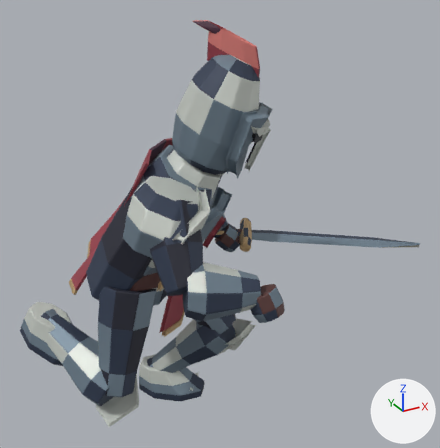
Renders of the Blender file beta/art/player-study/guardian.blend from each side of a commit.
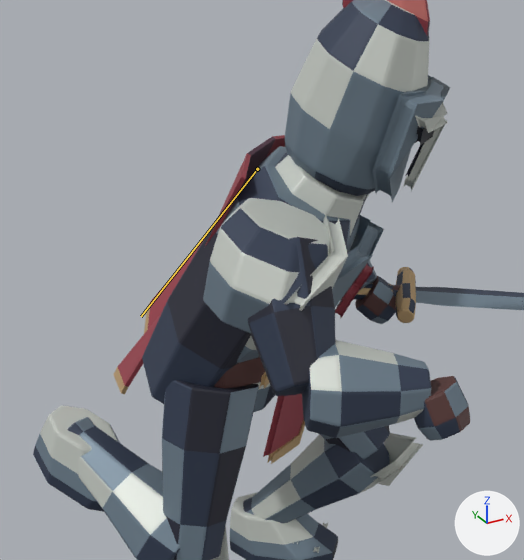
Old and new are each drawn whole from a 50 mm lens placed at (-0.694, -2.112, 1.847), pointed at (0.403, -0.118, 0.849) and again close up on the part from 0% to 72% of the width and 13% to 88% of the height. The axes (+X, +Y, +Z) are drawn at lower right. The lights are the same throughout. The older version's two pictures come first. Both versions are drawn at frame 31 of the action 'Guardian rigAction'; the numbers are the values there. The bones that change are drawn over the model as lines in the close-ups.

The first close-up shows 'Battle cuirass', 'Close helm', 'Half mantle with woven border', 'Padded upper arm L', 'Quilted gambeson', 'Ribbed greave L', 'Ribbed greave R', 'Sabatons L', 'Sabatons R', 'Segmented pauldron L', 'Upper leg plate L', 'Vambrace L', 'Visor and cheek plates' and 24 more.
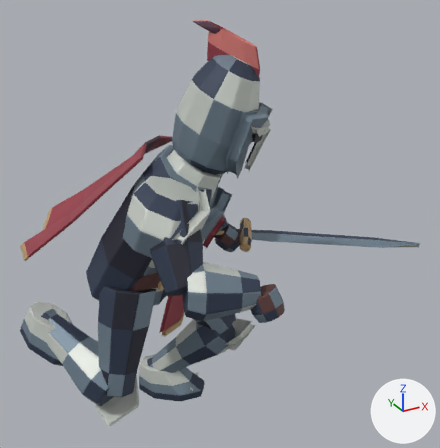
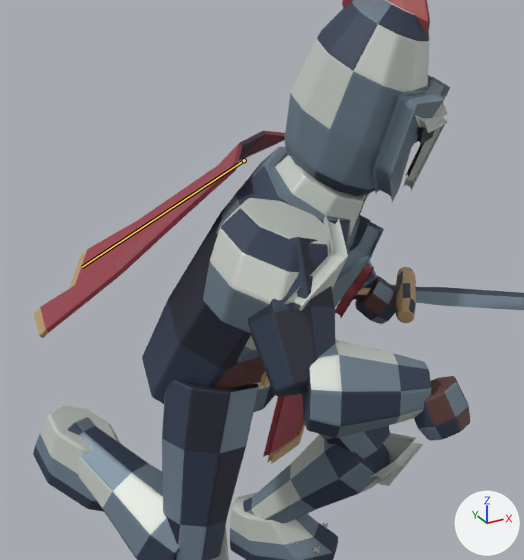
Location of each change, [x1, y1, x2, y2] in pixels of the close-ups (524 x 560 px):
```json
{"object": "Half mantle with woven border", "change": "posed", "before": [113, 135, 286, 394], "after": [34, 131, 285, 338], "on screen": "45% wider, 20% shorter"}
{"bone": "Mantle", "before": "(257, 169) to (141, 316)", "after": "(244, 160) to (82, 267)"}
```

Edits to the scene script, one JSON object a line:
```json
{"block": "bone_mantle", "where": "bone_mantle = bpy.data.objects['Guardian rig'].pose.bones['Mantle']  # child of 'Chest'"}
{"op": "set", "path": "bone_mantle.location", "old": "(0.0, 0.0, 0.0)", "new": "(0.0, 0.009, 0.034)"}
{"op": "set", "path": "bone_mantle.rotation_quaternion", "old": "(0.997, -0.072, 0.007, -0.019)", "new": "(0.997, 0.078, 0.017, -0.005)", "note": "degrees (-8, 1, -2) -> degrees (9, 2, 0)"}
```
